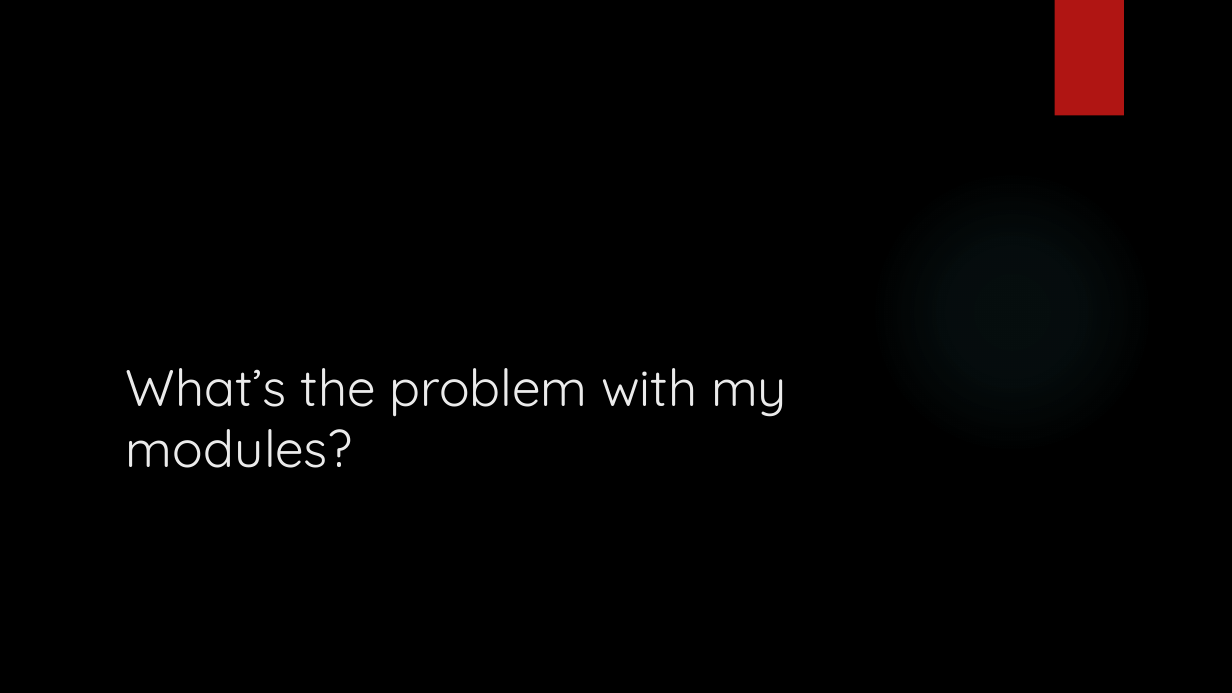
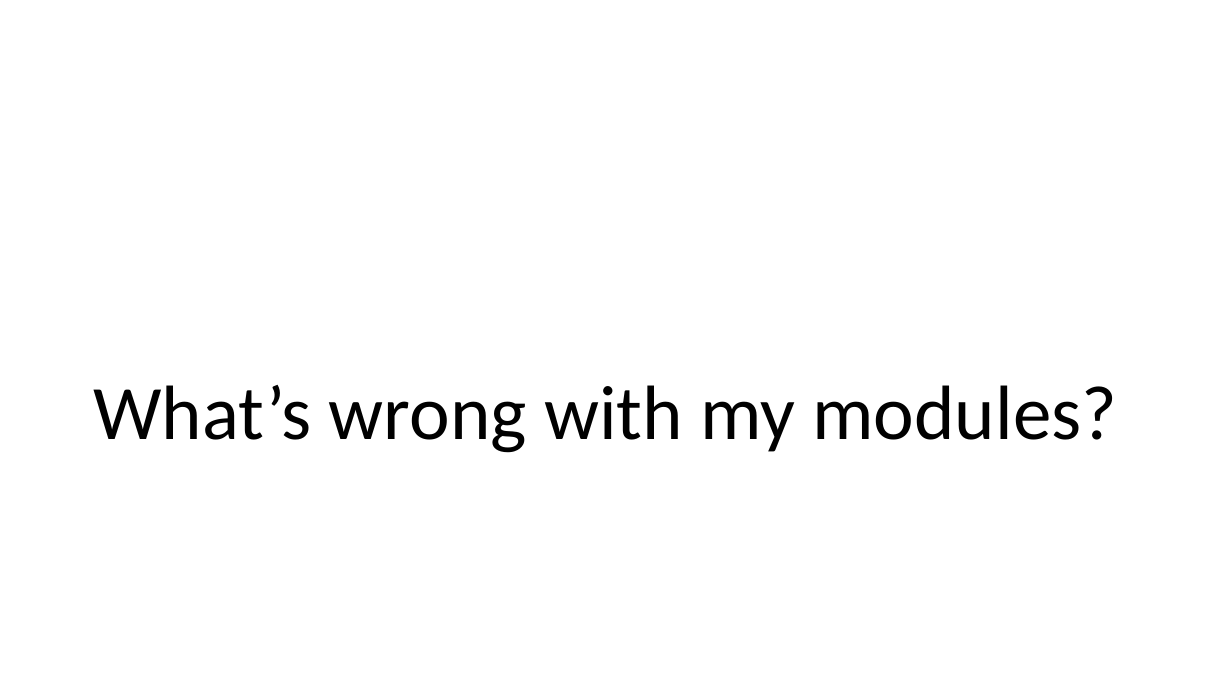
Before and after one commit to buildmotion/custom-angular-modules, a slide deck: slide 4 of presentation/custom-angular-modules.pptx (slide 9 before the commit). Drawn at 1232x693 pixels with LibreOffice and Linux fonts; fonts in the diff are those of the drawing; background and template pictures are left out. Boxes give left, top, right and bottom in pixels: in the first picture for what was removed or moved away, otherwise in the second. Text is boxed around its words. In the diff, an @@ line names an element or a change of style, - is before the commit and + after.

```diff
--- a/presentation/custom-angular-modules.pptx
+++ b/presentation/custom-angular-modules.pptx
@@ background picture (left out) to #FFFFFF @@
@@ rectangle removed at [1055,0,1124,116] @@
@@ ellipse removed at [870,169,1154,454] @@
@@ title at [93,385,1118,453]: text changed; size 40 to 60 pt; font Quicksand to Calibri; text colour #EBEBEB to #000000 @@
-What’s the problem with my modules?
+What’s wrong with my modules?
```
Also in this commit, not shown: 12 other slides changed, 38 slides added.
